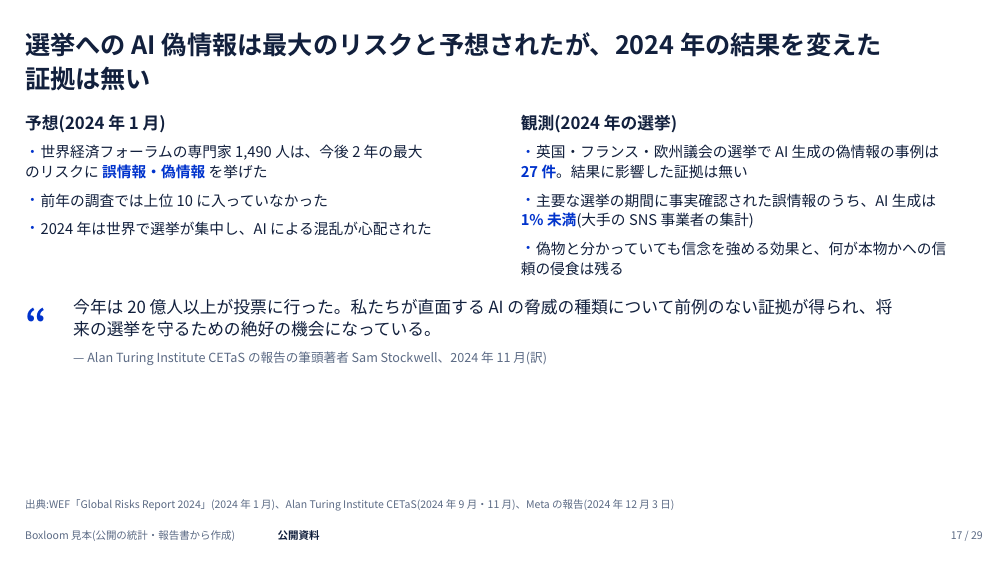
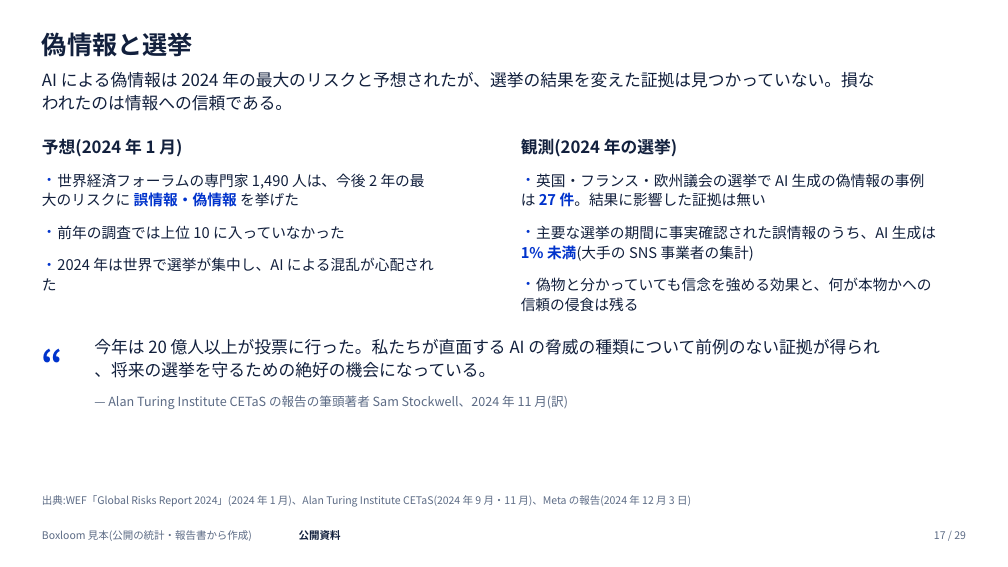
Before and after one commit to tjst-t/boxloom, a slide deck: slide 17 of boxloom/out/ai_society_light.pptx. Drawn at 1008x567 pixels with LibreOffice and Linux fonts; fonts in the diff are those of the drawing. Boxes give left, top, right and bottom in pixels: in the first picture for what was removed or moved away, otherwise in the second. Text is boxed around its words. In the diff, an @@ line names an element or a change of style, - is before the commit and + after.

```diff
--- a/boxloom/out/ai_society_light.pptx
+++ b/boxloom/out/ai_society_light.pptx
@@ title at [42, 32, 193, 57]: text changed @@
-選挙への AI 偽情報は最大のリスクと予想されたが、2024 年の結果を変えた
-証拠は無い
+偽情報と選挙
@@ text added at [42, 72, 874, 111], 16 pt, text #12203D @@
+AI による偽情報は 2024 年の最大のリスクと予想されたが、選挙の結果を変えた証拠は見つかっていない。損な
+われたのは情報への信頼である。
@@ text "予想(2024 年 1 月)": place and size @@
-text "予想(2024 年 1 月)" at [25, 114, 166, 133]
+text "予想(2024 年 1 月)" at [42, 138, 182, 157]
@@ text "観測(2024 年の選挙)": place and size @@
-text "観測(2024 年の選挙)" at [521, 114, 677, 133]
+text "観測(2024 年の選挙)" at [521, 138, 677, 157]
@@ text at [42, 173, 425, 207]: spaces changed @@
-・ 世界経済フォーラムの専門家 1,490 人は、今後 2 年の最大
-のリスクに 誤情報・偽情報 を挙げた
+・ 世界経済フォーラムの専門家 1,490 人は、今後 2 年の最
+大のリスクに 誤情報・偽情報 を挙げた
@@ text at [521, 173, 925, 207]: spaces changed @@
-・ 英国・フランス・欧州議会の選挙で AI 生成の偽情報の事例は
-27 件。結果に影響した証拠は無い
+・ 英国・フランス・欧州議会の選挙で AI 生成の偽情報の事例
+は 27 件。結果に影響した証拠は無い
@@ text "前年の調査では上位 10 に入っていなかった": place and size @@
-text "前年の調査では上位 10 に入っていなかった" at [41, 193, 328, 207]
+text "前年の調査では上位 10 に入っていなかった" at [57, 225, 345, 239]
@@ text "主要な選挙の期間に事実確認された誤情報のうち、AI 生成は": place and size @@
-text "主要な選挙の期間に事実確認された誤情報のうち、AI 生成は" at [521, 193, 936, 228]
+text "主要な選挙の期間に事実確認された誤情報のうち、AI 生成は" at [521, 225, 936, 261]
@@ text at [42, 257, 434, 291]: text changed @@
-・ 2024 年は世界で選挙が集中し、AI による混乱が心配された
+・ 2024 年は世界で選挙が集中し、AI による混乱が心配され
+た
@@ text at [521, 277, 931, 311]: spaces changed @@
-・ 偽物と分かっていても信念を強める効果と、何が本物かへの信
-頼の侵食は残る
+・ 偽物と分かっていても信念を強める効果と、何が本物かへの
+信頼の侵食は残る
@@ text "“" rewrapped from [25, 294, 65, 365] to [42, 334, 82, 409] @@
@@ text at [94, 339, 879, 378]: spaces changed @@
-今年は 20 億人以上が投票に行った。私たちが直面する AI の脅威の種類について前例のない証拠が得られ、将
-来の選挙を守るための絶好の機会になっている。
+今年は 20 億人以上が投票に行った。私たちが直面する AI の脅威の種類について前例のない証拠が得られ
+、将来の選挙を守るための絶好の機会になっている。
@@ text "— Alan Turing Institute CETaS ...": place and size @@
-text "— Alan Turing Institute CETaS ..." at [87, 351, 547, 365]
+text "— Alan Turing Institute CETaS ..." at [108, 395, 568, 409]
@@ text "出典:WEF「Global Risks Report 2024」(2024 年 ...": place and size @@
-text "出典:WEF「Global Risks Report 2024」(2024 年 ..." at [25, 499, 674, 511]
+text "出典:WEF「Global Risks Report 2024」(2024 年 ..." at [42, 495, 691, 507]
@@ text "Boxloom 見本(公開の統計・報告書から作成)": place and size @@
-text "Boxloom 見本(公開の統計・報告書から作成)" at [25, 530, 235, 541]
+text "Boxloom 見本(公開の統計・報告書から作成)" at [42, 530, 252, 541]
@@ text "公開資料": place and size @@
-text "公開資料" at [278, 530, 320, 540]
+text "公開資料" at [299, 530, 341, 540]
@@ text "17 / 29": place and size @@
-text "17 / 29" at [951, 531, 983, 539]
+text "17 / 29" at [934, 531, 966, 539]
```
Also in this commit, not shown: 28 other slides changed, 38 other files.
